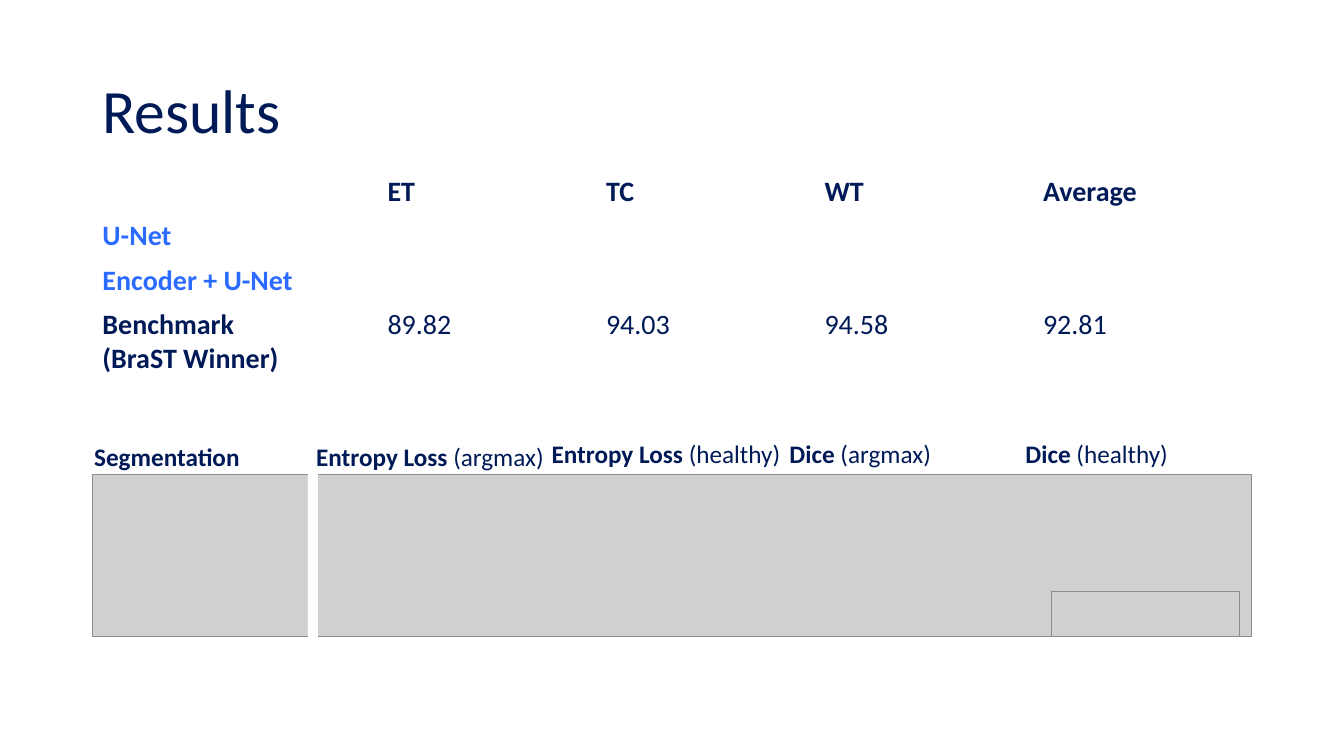
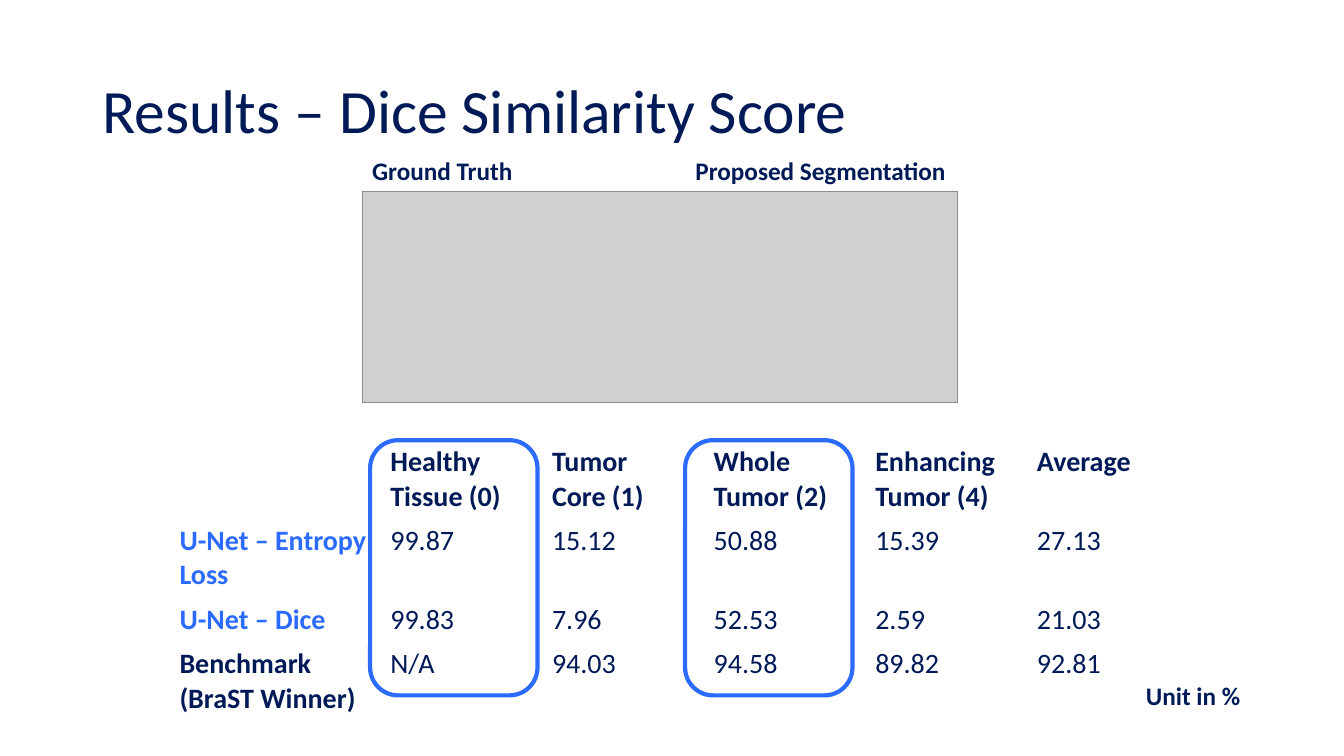
Before and after one commit to FR-Schwartz/IDS705_Team10, a slide deck: slide 6 of 40_docs/705-Team10-FinalProject_0412.pptx. Drawn at 1344x756 pixels with LibreOffice and Linux fonts; fonts in the diff are those of the drawing; grey boxes stand for pictures; background and template pictures are left out. Boxes give left, top, right and bottom in pixels: in the first picture for what was removed or moved away, otherwise in the second. Text is boxed around its words. In the diff, an @@ line names an element or a change of style, - is before the commit and + after.

```diff
--- a/40_docs/705-Team10-FinalProject_0412.pptx
+++ b/40_docs/705-Team10-FinalProject_0412.pptx
@@ title at [102,90,847,143]: text changed @@
-Results
+Results – Dice Similarity Score
@@ text added at [372,162,513,181], 18 pt, text #001A57, bold @@
+Ground Truth
@@ text at [695,162,945,185]: text changed @@
-Segmentation
+Proposed Segmentation
@@ picture added at [363,192,959,403] @@
@@ table at [169,441,1187,716] @@
-column 1:  | U-Net | Encoder + U-Net | Benchmark / (BraST Winner)
-column 2: ET |  |  | 89.82
-column 3: TC |  |  | 94.03
-column 4: WT |  |  | 94.58
-column 5: Average |  |  | 92.81
+column 1:  | U-Net – Entropy Loss | U-Net – Dice | Benchmark / (BraST Winner)
+column 2: Healthy Tissue (0) | 99.87 | 99.83 | N/A
+column 3: Tumor / Core (1) | 15.12 | 7.96 | 94.03
+column 4: Whole / Tumor (2) | 50.88 | 52.53 | 94.58
+column 5: Enhancing / Tumor (4) | 15.39 | 2.59 | 89.82
+column 6: Average | 27.13 | 21.03 | 92.81
@@ table: place and size @@
-table at [93,169,1253,378]
+table at [169,441,1187,716]
@@ rounded rectangle added at [370,441,537,696], outline #2C6BFF 3 pt @@
@@ rounded rectangle added at [686,441,853,696], outline #2C6BFF 3 pt @@
@@ group removed at [93,408,1252,675]: 4 texts, 2 pictures, 1 rectangle @@
-Entropy Loss (argmax)
-Entropy Loss (healthy)
-Dice (argmax)
-Dice (healthy)
@@ text added at [1146,687,1216,706], 18 pt, text #001A57, bold @@
+Unit in %
```
Also in this commit, not shown: 1 other slide changed, 1 slide added, 1 slide removed, 1 other file.
